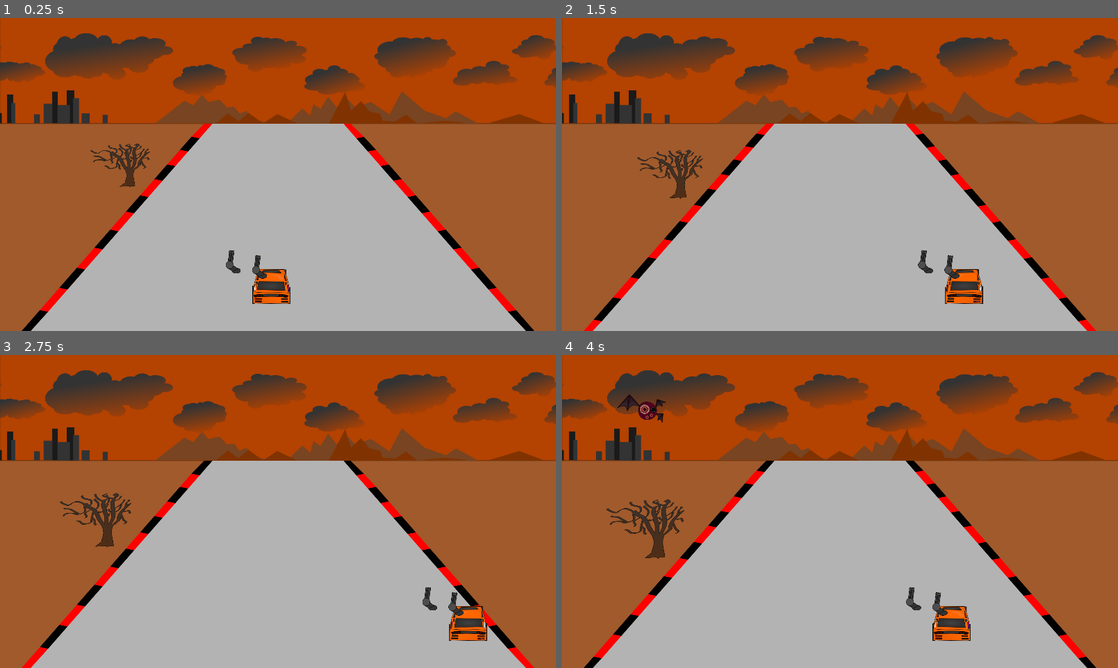
Above: before the commit, frames 1-4 (two rows, left to right).
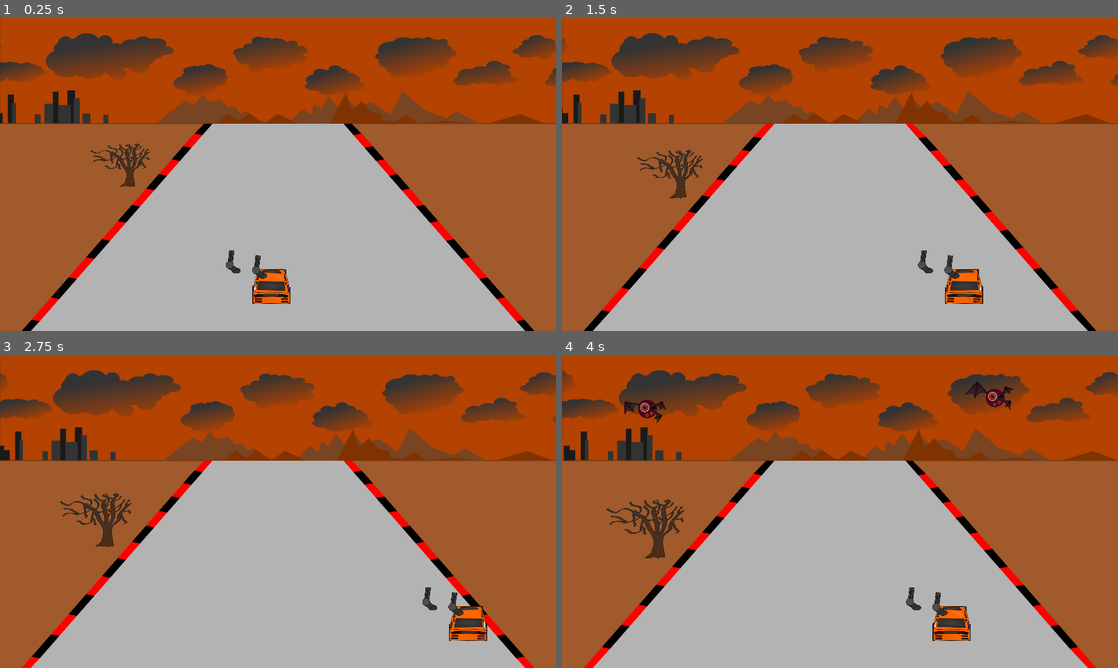
Above: after the commit, the same moments.

Repository: adambraude/LD47
Game: Godot game, scene res://Main.tscn
The game is run twice, just before and just after one commit, with the same random seed, the same clock (stepped at 60 frames per second) and the same inputs.
Inputs:
- Up to frame 1 (0.25 s): no input
- Up to frame 2 (1.5 s): hold Right (ui_right) 0.53-1.28 s; hold Down (ui_down) from 1.28 s (still down)
- Up to frame 3 (2.75 s): release Down (ui_down) at 2.03 s; hold Right (ui_right) from 2.03 s (still down)
- Up to frame 4 (4 s): release Right (ui_right) at 2.78 s; hold Up (ui_up) 2.78-3.53 s; hold Left (ui_left) from 3.53 s (still down)

The runs differ from the first frame. In frame 1, 2.0% of the frame differs, in the area x 0-100%, y 4-100%; in frame 2, 4.1%; in frame 3, 6.0%; in frame 4, 7.5%.

Commit message:
Added some fixes to EnemySpawner

Diff:
--- a/Background.tscn
+++ b/Background.tscn
@@ -104,11 +104,6 @@
 "name": "Road",
 "speed": 12.0
 }, {
-"frames": [ ExtResource( 95 ), ExtResource( 93 ), ExtResource( 70 ), ExtResource( 83 ), ExtResource( 64 ), ExtResource( 78 ), ExtResource( 86 ), ExtResource( 59 ), ExtResource( 77 ), ExtResource( 75 ), ExtResource( 61 ), ExtResource( 71 ), ExtResource( 94 ), ExtResource( 76 ), ExtResource( 60 ), ExtResource( 79 ), ExtResource( 89 ), ExtResource( 68 ), ExtResource( 90 ), ExtResource( 69 ), ExtResource( 65 ), ExtResource( 81 ), ExtResource( 63 ), ExtResource( 85 ), ExtResource( 62 ), ExtResource( 67 ), ExtResource( 72 ), ExtResource( 88 ), ExtResource( 80 ), ExtResource( 84 ), ExtResource( 73 ), ExtResource( 91 ), ExtResource( 66 ), ExtResource( 87 ), ExtResource( 74 ), ExtResource( 92 ), ExtResource( 82 ) ],
-"loop": true,
-"name": "RoadUnRight",
-"speed": 48.0
-}, {
 "frames": [ ExtResource( 35 ), ExtResource( 38 ), ExtResource( 37 ), ExtResource( 49 ), ExtResource( 43 ), ExtResource( …(596 unchanged characters)…
 "loop": false,
 "name": "RoadTurnRight",
@@ -117,6 +112,11 @@
 "frames": [ ExtResource( 20 ), ExtResource( 28 ), ExtResource( 17 ), ExtResource( 21 ), ExtResource( 30 ), ExtResource( 15 ), ExtResource( 19 ), ExtResource( 24 ), ExtResource( 26 ), ExtResource( 22 ), ExtResource( 27 ), ExtResource( 16 ), ExtResource( 25 ) ],
 "loop": true,
 "name": "RoadGoRight",
+"speed": 48.0
+}, {
+"frames": [ ExtResource( 95 ), ExtResource( 93 ), ExtResource( 70 ), ExtResource( 83 ), ExtResource( 64 ), ExtResource( 78 ), ExtResource( 86 ), ExtResource( 59 ), ExtResource( 77 ), ExtResource( 75 ), ExtResource( 61 ), ExtResource( 71 ), ExtResource( 94 ), ExtResource( 76 ), ExtResource( 60 ), ExtResource( 79 ), ExtResource( 89 ), ExtResource( 68 ), ExtResource( 90 ), ExtResource( 69 ), ExtResource( 65 ), ExtResource( 81 ), ExtResource( 63 ), ExtResource( 85 ), ExtResource( 62 ), ExtResource( 67 ), ExtResource( 72 ), ExtResource( 88 ), ExtResource( 80 ), ExtResource( 84 ), ExtResource( 73 ), ExtResource( 91 ), ExtResource( 66 ), ExtResource( 87 ), ExtResource( 74 ), ExtResource( 92 ), ExtResource( 82 ) ],
+"loop": true,
+"name": "RoadUnRight",
 "speed": 48.0
 } ]
 
@@ -191,7 +191,6 @@
 
 [node name="Background" type="ParallaxBackground"]
 script = ExtResource( 2 )
-speed = 0
 
 [node name="Background" type="Sprite" parent="."]
 position = Vector2( 960.944, 538.337 )
@@ -215,6 +214,7 @@
 scale = Vector2( 1, 1.00565 )
 frames = SubResource( 1 )
 animation = "Road"
+frame = 3
 playing = true
 
 [node name="TrackAnimator" type="AnimationPlayer" parent="Road"]
--- a/BatEnemy.gd
+++ b/BatEnemy.gd
@@ -11,9 +11,31 @@
 
 var attacked = false
 
+func spawn(spawnin):
+	$AnimatedSprite.play("Flap")
+	#bat starts at far left of screen at spawn y value
+	var start = spawnin
+	start.x = 0
+	position = start
+
+
+	var track_index = $AnimatedSprite/Spawn.add_track(Animation.TYPE_VALUE)
+	$AnimatedSprite/Spawn.track_set_path(track_index, "BatEnemy:position:x")
+	$AnimatedSprite/Spawn.track_insert_key(track_index, 0.0, 0)
+	$AnimatedSprite/Spawn.track_insert_key(track_index, 0.5, start.x)
+
+	# Enemy moves right to given spawn x location in .5 seconds
+#	var track_index = $AnimatedSprite/AnimationPlayer.add_track(Animation.TYPE_VALUE)
+#	$AnimatedSprite/AnimationPlayer.track_set_path(track_index, 0.0, 0)
+#	$AnimatedSprite/AnimationPlayer.track_insert_key(track_index, .5, spawn.x)
+
+	# Moves into attack cycle
+	attackWait()
+
 # Called when the node enters the scene tree for the first time.
 func _ready():
 	attackWait()
+	#pass
 
 func attackWait():
 	$AnimatedSprite.play("Flap")
--- a/BatEnemy.tscn
+++ b/BatEnemy.tscn
@@ -54,24 +54,58 @@
 "speed": 24.0
 } ]
 
-[sub_resource type="RectangleShape2D" id=2]
+[sub_resource type="Animation" id=4]
+resource_name = "spawning"
+tracks/0/type = "value"
+tracks/0/path = NodePath(".:position")
+tracks/0/interp = 1
+tracks/0/loop_wrap = true
+tracks/0/imported = false
+tracks/0/enabled = true
+tracks/0/keys = {
+"times": PoolRealArray(  ),
+"transitions": PoolRealArray(  ),
+"update": 0,
+"values": [  ]
+}
+tracks/1/type = "value"
+tracks/1/path = NodePath("..:position")
+tracks/1/interp = 1
+tracks/1/loop_wrap = true
+tracks/1/imported = false
+tracks/1/enabled = true
+tracks/1/keys = {
+"times": PoolRealArray( 0, 1 ),
+"transitions": PoolRealArray( 1, 1 ),
+"update": 0,
+"values": [ Vector2( 1.68176, 0 ), Vector2( 810.624, 1.68179 ) ]
+}
+
+[sub_resource type="RectangleShape2D" id=3]
 extents = Vector2( 83.3474, 46.9377 )
 
 [node name="BatEnemy" type="RigidBody2D" groups=[
 "bats",
 ]]
+position = Vector2( 1.68176, 0 )
 collision_layer = 0
 gravity_scale = 0.0
 script = ExtResource( 2 )
+__meta__ = {
+"_edit_group_": true
+}
 Fireball = ExtResource( 40 )
 
 [node name="AnimatedSprite" type="AnimatedSprite" parent="."]
 frames = SubResource( 1 )
 animation = "Attack"
 
+[node name="Spawn" type="AnimationPlayer" parent="AnimatedSprite"]
+anims/spawning = SubResource( 4 )
+
 [node name="HitBox" type="CollisionShape2D" parent="."]
 position = Vector2( -8.01428, -1.3923 )
-shape = SubResource( 2 )
+shape = SubResource( 3 )
 
 [node name="Attack Cool Down" type="Timer" parent="."]
 [connection signal="animation_finished" from="AnimatedSprite" to="." method="_on_AnimatedSprite_animation_finished"]
--- a/EnemySpawner.gd
+++ b/EnemySpawner.gd
@@ -14,14 +14,9 @@
 
 var spawn = Vector2()
 
-
 # Called when the node enters the scene tree for the first time.
 func _ready():
 	pass # Replace with function body.
-
-# Handles spawning in enemies on what time
-func run():
-	pass
 
 func getSpawn():
 	# Find a spawning location that is allowed by the bat
@@ -35,17 +30,17 @@
 
 
 func _on_StartTimer_timeout():
-	$MobTimer.start()
+	$BatEnemyTimer.start()
 
 
-func _on_MobTimer_timeout():
+func _on_BatEnemyTimer_timeout():
 	# Add a new Bat instance
 	var bat = BatEnemy.instance()
 	add_child(bat)
 
-	# Find a spawning location that is allowed by the bat
-	var spawn = getSpawn()
+	# Find a spawning location that is allowed by the bat, and sets position to it
+	var spawnin = getSpawn()
+	bat.position = spawn
 
-	# set location to viable location
-	bat.position.x = spawn.x
-	bat.position.y = spawn.y
+	# should handle the bat moving position. Currently broken
+	#bat.spawn(getSpawn())
--- a/EnemySpawner.tscn
+++ b/EnemySpawner.tscn
@@ -1,6 +1,11 @@
-[gd_scene load_steps=2 format=2]
+[gd_scene load_steps=3 format=2]
 
 [ext_resource path="res://EnemySpawner.gd" type="Script" id=1]
+[ext_resource path="res://BatEnemy.tscn" type="PackedScene" id=2]
 
 [node name="EnemySpawner" type="Node"]
 script = ExtResource( 1 )
+BatEnemy = ExtResource( 2 )
+
+[node name="BatEnemyTimer" type="Timer" parent="."]
+[connection signal="timeout" from="BatEnemyTimer" to="." method="_on_BatEnemyTimer_timeout"]
--- a/Fireball.gd
+++ b/Fireball.gd
@@ -16,7 +16,7 @@
 #	pass
 
 
-func _on_Fireball_body_entered(body):
+func _on_Fireball_body_entered(_body):
 	#print("Fireball connected")
 	hide()
 	$CollisionShape2D.set_deferred("disabled", true)
--- a/Game.tscn
+++ b/Game.tscn
@@ -1,13 +1,10 @@
-
 [gd_scene load_steps=7 format=2]
 
 [ext_resource path="res://PlayerDone.tscn" type="PackedScene" id=1]
 [ext_resource path="res://BatEnemy.tscn" type="PackedScene" id=2]
 [ext_resource path="res://Background.tscn" type="PackedScene" id=3]
-
 [ext_resource path="res://CrabEnemy.tscn" type="PackedScene" id=4]
 [ext_resource path="res://EnemySpawner.tscn" type="PackedScene" id=5]
-
 [ext_resource path="res://Game.gd" type="Script" id=12]
 
 [node name="TestGame" type="Node2D"]
@@ -16,9 +13,7 @@
 [node name="Background" parent="." instance=ExtResource( 3 )]
 
 [node name="Road" parent="Background" index="2"]
-
-frame = 1
-
+frame = 0
 
 [node name="Player" parent="." instance=ExtResource( 1 )]
 position = Vector2( 866.523, 839.91 )
@@ -31,7 +26,6 @@
 [node name="CrabEnemy" parent="." instance=ExtResource( 4 )]
 position = Vector2( 1007.06, 226.201 )
 
-
 [node name="BatEnemy" parent="." instance=ExtResource( 2 )]
 position = Vector2( 775.527, 266.985 )
 
@@ -41,4 +35,4 @@
 
 [editable path="Player"]
 
-[editable path="Fireball"]
+[editable path="BatEnemy"]
--- a/Main.gd
+++ b/Main.gd
@@ -14,7 +14,7 @@
 
 
 func game_over():
-	$MobTimer.stop()
+	$EnemySpawner/BatEnemyTimer.stop()
 	get_tree().call_group("bats", "queue_free")
 
 func new_game():
--- a/Main.tscn
+++ b/Main.tscn
@@ -1,8 +1,7 @@
-[gd_scene load_steps=6 format=2]
+[gd_scene load_steps=5 format=2]
 
 [ext_resource path="res://Background.tscn" type="PackedScene" id=1]
 [ext_resource path="res://PlayerDone.tscn" type="PackedScene" id=2]
-[ext_resource path="res://BatEnemy.tscn" type="PackedScene" id=3]
 [ext_resource path="res://Main.gd" type="Script" id=4]
 [ext_resource path="res://EnemySpawner.tscn" type="PackedScene" id=5]
 
@@ -10,13 +9,6 @@
 script = ExtResource( 4 )
 
 [node name="Background" parent="." instance=ExtResource( 1 )]
-
-[node name="Road" parent="Background" index="2"]
-
-frame = 2
-
-[node name="MobTimer" type="Timer" parent="."]
-wait_time = 2.0
 
 [node name="StartTimer" type="Timer" parent="."]
 wait_time = 2.0
@@ -30,14 +22,9 @@
 rotation = 0.00878105
 
 [node name="EnemySpawner" parent="." instance=ExtResource( 5 )]
-BatEnemy = ExtResource( 3 )
-
-[node name="MobTimer" type="Timer" parent="EnemySpawner"]
-wait_time = 2.0
-[connection signal="timeout" from="MobTimer" to="." method="_on_MobTimer_timeout"]
-[connection signal="timeout" from="StartTimer" to="." method="_on_StartTimer_timeout"]
 [connection signal="timeout" from="StartTimer" to="EnemySpawner" method="_on_StartTimer_timeout"]
 [connection signal="hit" from="Player" to="." method="game_over"]
-[connection signal="timeout" from="EnemySpawner/MobTimer" to="EnemySpawner" method="_on_MobTimer_timeout"]
 
 [editable path="Background"]
+
+[editable path="EnemySpawner"]
--- a/project.godot
+++ b/project.godot
@@ -16,20 +16,16 @@
 [application]
 
 config/name="LD47"
-
 run/main_scene="res://Main.tscn"
-
 config/icon="res://icon.png"
 
 [display]
 
 window/size/width=1920
 window/size/height=1080
-
 window/size/borderless=true
 window/stretch/mode="2d"
 window/stretch/aspect="keep"
-
 
 [rendering]
 
Not shown: 1 places in BatEnemy.tscn that only renumber resources
